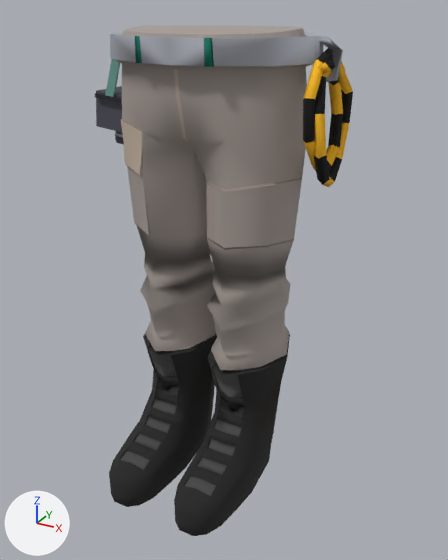
Renders of the glTF model assets/halloween_2020/lower_body/hwn_2020_ghostblaster_lower_body/M_HWN_2020_lBody_GhostBlaster.glb from each side of a commit.
Rendered twice from a 50 mm camera at (0.635, -1.119, 1.016) aimed at (0.042, -0.04, 0.477). Every picture has the same lights, and +X, +Y and +Z are marked at lower left. Where no turn or scale is listed for an object, it has been applied to the vertices. Vertices at the same position are counted once.

The scene before the commit, as lines of its bpy script (objects in view):
```python
me_mesh_217 = bpy.data.meshes.new('Mesh.217')
me_mesh_217.from_pydata(...)  # 1117 vertices, 2270 faces; spans x -0.261..0.265, y -0.288..0.175, z -0.004..0.982
me_mesh_217.materials.append(mat_avatarwearables_mat)
ob_m_hwn_2020_lbody_ghostblaster = bpy.data.objects.new('M_HWN_2020_lBody_GhostBlaster', me_mesh_217)
ob_m_hwn_2020_lbody_ghostblaster.location = (0.0, 0.0, 0.0)
```
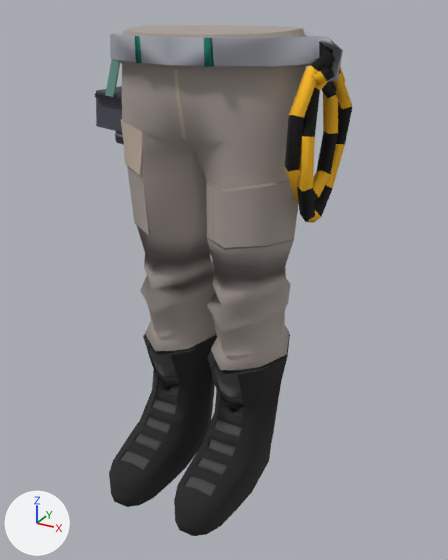
What differs and where, as boxes (x1, y1, x2, y2) in the pictures (448 x 560 px):
part 1 of me_mesh_217, built on: before (303, 42, 346, 99); after (310, 42, 345, 86)
part 2 of me_mesh_217, surface changed: before (303, 59, 353, 187); after (285, 66, 353, 223)

Edits to the bpy script that builds the scene:
```text
Change me_mesh_217:
    used by ob_m_hwn_2020_lbody_ghostblaster; location = (0.0, 0.0, 0.0)
    remove me_mesh_217.from_pydata(...)  # 1117 vertices, 2270 faces; spans x -0.261..0.265, y -0.288..0.175, z -0.004..0.982
    add me_mesh_217.from_pydata(...)  # 1125 vertices, 2290 faces; spans x -0.261..0.265, y -0.288..0.175, z -0.004..0.982
    me_mesh_217 part 1
    6 vertices are removed from x 0.219..0.237, y -0.048..0.053, z 0.902..0.943
    29 faces are deleted
    78 vertices move from x 0.217..0.261, y -0.086..0.098, z 0.694..0.956 to x 0.193..0.256, y -0.11..0.126, z 0.615..0.952
    14 vertices are added at x 0.215..0.256, y -0.073..0.081, z 0.888..0.953
    49 new faces join them
    me_mesh_217 part 2: 136 kept faces spanning x 0.193..0.256, y -0.11..0.126, z 0.615..0.927 get new texture (UV) coordinates
```
